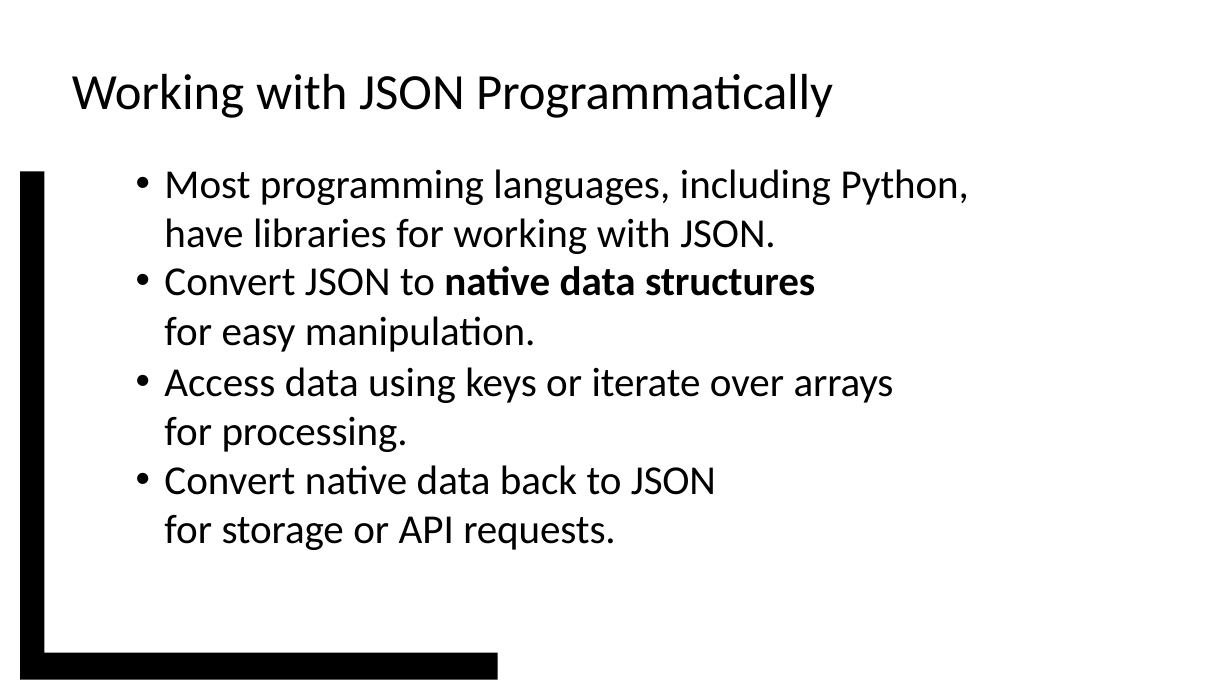
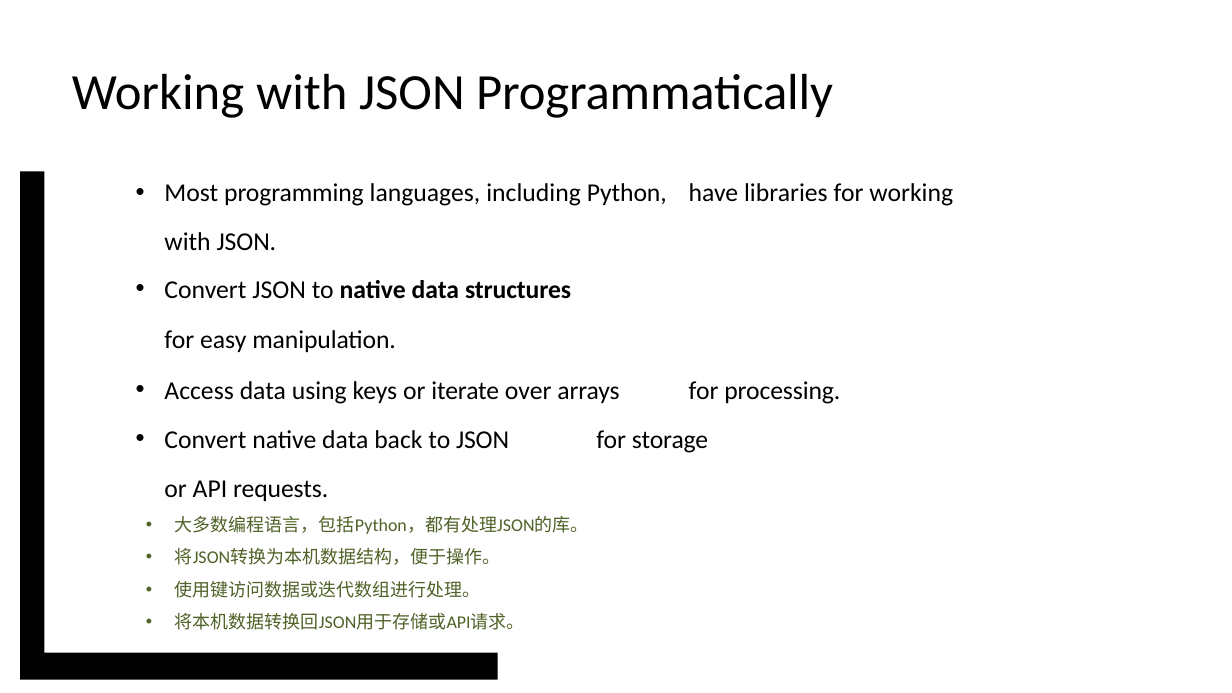
Before and after one commit to vcboy1/Leeds, a slide deck: slide 13 of 26fall/1850/Note/w1.8_s2.pptx. Drawn at 1232x693 pixels with LibreOffice and Linux fonts; fonts in the diff are those of the drawing; background and template pictures are left out. Boxes give left, top, right and bottom in pixels: in the first picture for what was removed or moved away, otherwise in the second. Text is boxed around its words. In the diff, an @@ line names an element or a change of style, - is before the commit and + after.

```diff
--- a/26fall/1850/Note/w1.8_s2.pptx
+++ b/26fall/1850/Note/w1.8_s2.pptx
@@ text "Most programming languages, including Python, ..." at [164,183,953,501]: size 32 to 20 pt @@
@@ text added at [175,516,589,630], 14 pt, text #4F6228 @@
+• 大多数编程语言，包括Python，都有处理JSON的库。
+• 将JSON转换为本机数据结构，便于操作。
+• 使用键访问数据或迭代数组进行处理。
+• 将本机数据转换回JSON用于存储或API请求。
```
Also in this commit, not shown: 12 other slides changed, 32 other files.
